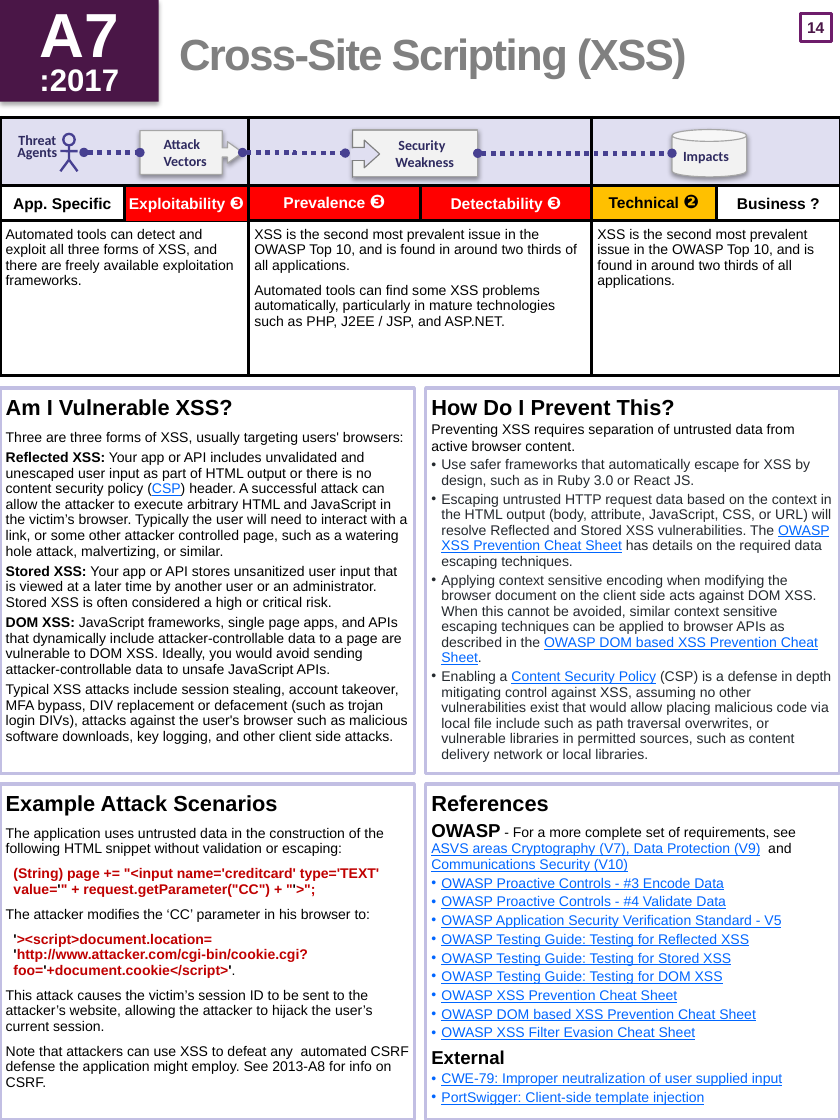
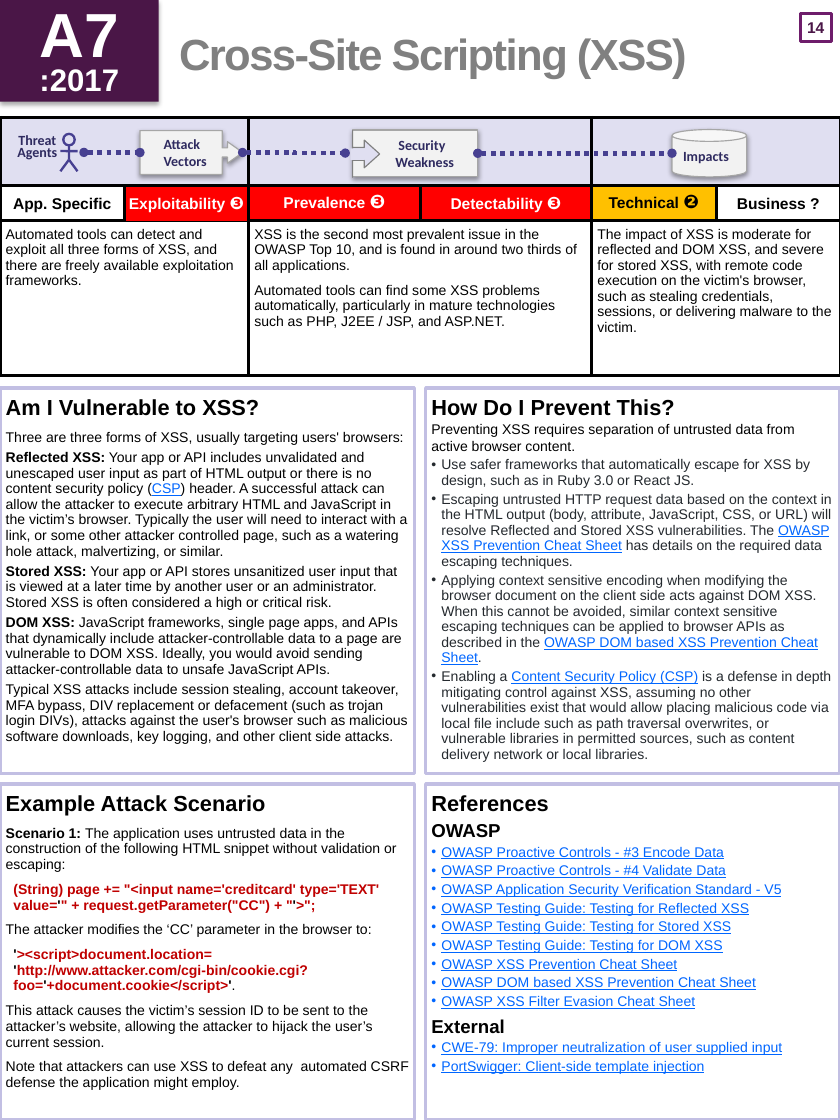
Before and after one commit to OWASP/Top10, a slide deck: slide 15 of 2017/OWASP Top 10 2017 RC2 Final.pptx. Drawn at 840x1120 pixels with LibreOffice and Linux fonts; fonts in the diff are those of the drawing. Boxes give left, top, right and bottom in pixels: in the first picture for what was removed or moved away, otherwise in the second. Text is boxed around its words. In the diff, an @@ line names an element or a change of style, - is before the commit and + after.

```diff
--- a/2017/OWASP Top 10 2017 RC2 Final.pptx
+++ b/2017/OWASP Top 10 2017 RC2 Final.pptx
@@ table at <box>0,118,840,375</box> @@
-row 3, column 5: XSS is the second most prevalent issue in the OWASP Top 10, and is found in around two thirds of all applications.
+row 3, column 5: The impact of XSS is moderate for reflected and DOM XSS, and severe for stored XSS, with remote code execution on the victim's browser, such as stealing credentials, sessions, or delivering malware to the victim.
@@ text at <box>6,399,259,416</box>: text changed @@
-Am I Vulnerable XSS?
+Am I Vulnerable to XSS?
@@ text at <box>441,671,831,762</box>: text colour #24292E to #0066FF, underline on in "(CSP)" @@
@@ text at <box>6,795,396,872</box>: text changed @@
-Example Attack Scenarios
-The application uses untrusted data in the construction of the following HTML snippet without validation or escaping:
+Example Attack Scenario
+Scenario 1: The application uses untrusted data in the construction of the following HTML snippet without validation or escaping:
@@ text at <box>431,824,500,838</box>: text changed; size 9 to 12 pt; text colour #0066FF to #000000; bold on @@
-OWASP - For a more complete set of requirements, see
-ASVS areas Cryptography (V7), Data Protection (V9) and Communications Security (V10)
+OWASP
@@ text at <box>6,924,372,937</box>: text changed @@
-The attacker modifies the ‘CC’ parameter in his browser to:
+The attacker modifies the ‘CC’ parameter in the browser to:
@@ text at <box>6,1061,409,1090</box>: text changed @@
-Note that attackers can use XSS to defeat any automated CSRF defense the application might employ. See 2013-A8 for info on CSRF.
+Note that attackers can use XSS to defeat any automated CSRF defense the application might employ.
```
